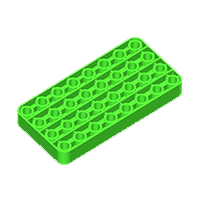
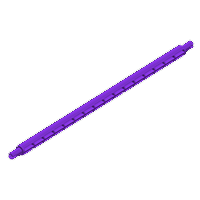
Comparing the layer stacks of the two 200px x 200px images. Changes:
added group "Toolbox" (1st of 2) with 2 layers above "Button sensor" over [8, 46, 195, 154]
added group "Button sensor" with 1 layers above "Brain" over [52, 37, 146, 165]
added group "Brain" with 1 layers above "Rounded beams" over [7, 37, 195, 165]
added group "Rounded beams" with 5 layers above "Angled & curved beams" over [7, 39, 195, 161]
added layer "rb16" in group "Rounded beams" over [7, 39, 195, 161]
added group "Angled & curved beams" with 6 layers above "Straight beams" over [17, 37, 181, 165]
added group "Straight beams" with 17 layers over [7, 37, 195, 165]
hid "s4x8", moved it into group "Straight beams" over [17, 37, 183, 165]
